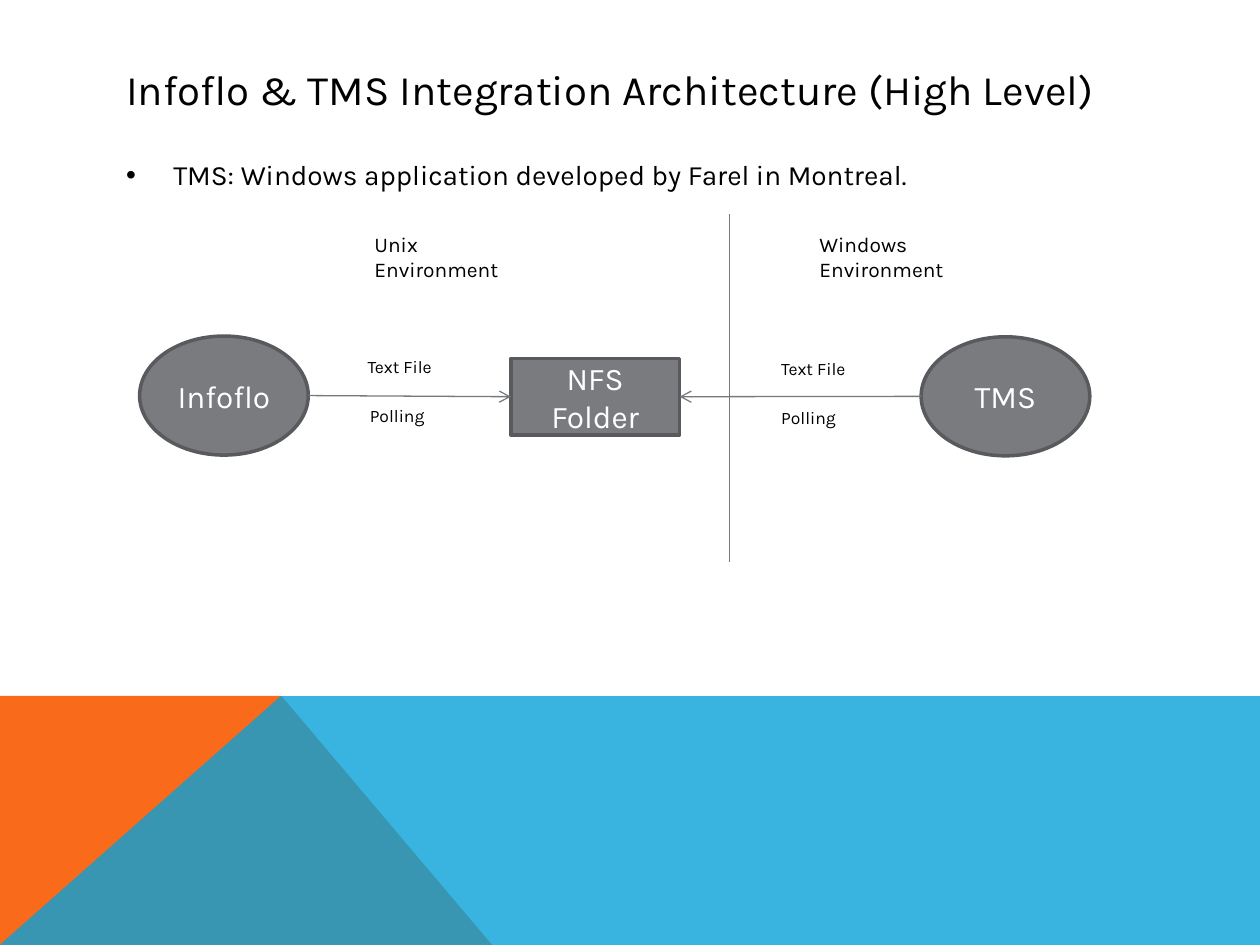
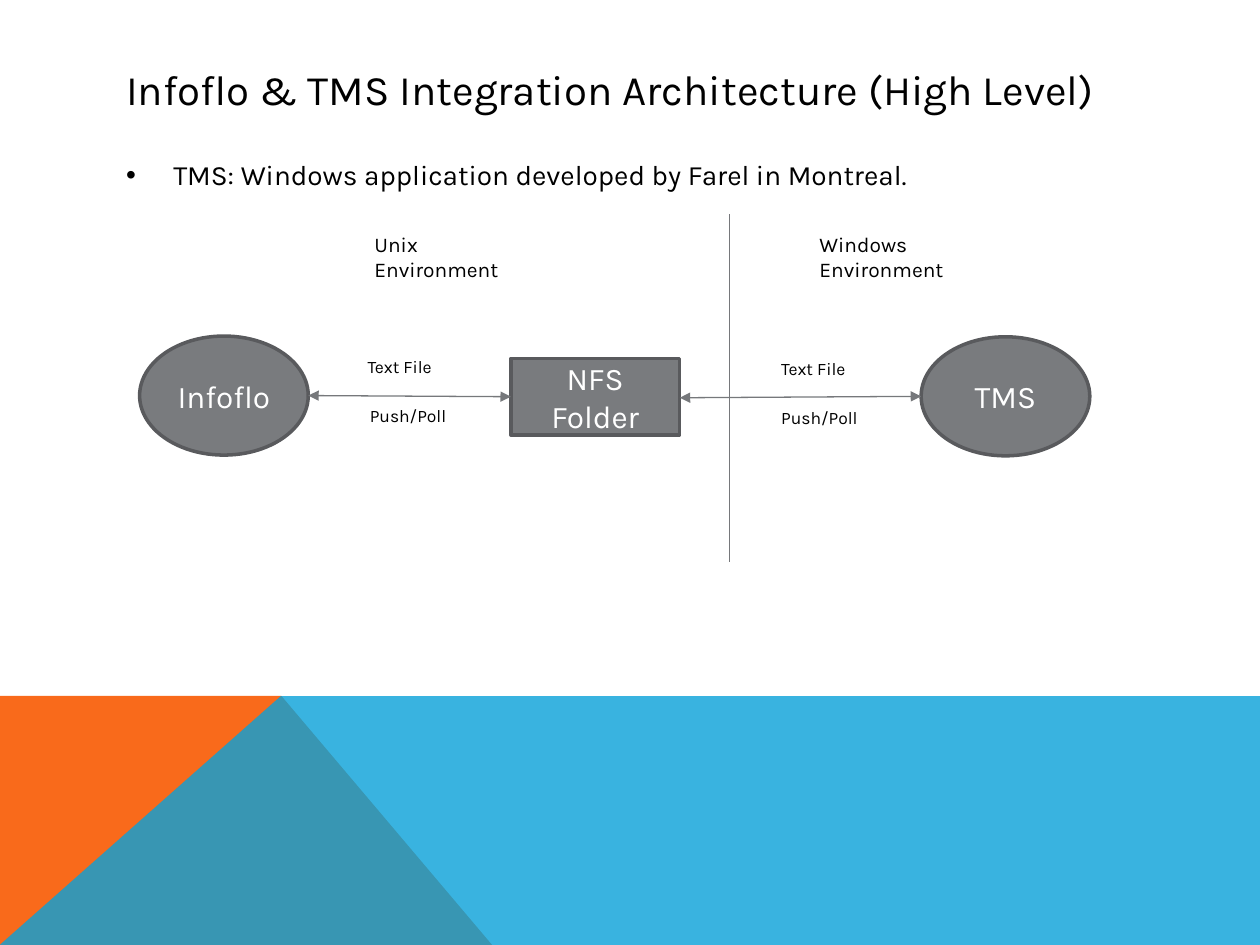
Before and after one commit to littlestone/Backup, a slide deck: slide 5 of UniData/System Integration.pptx. Drawn at 1260x945 pixels with LibreOffice and Linux fonts; fonts in the diff are those of the drawing. Boxes give left, top, right and bottom in pixels: in the first picture for what was removed or moved away, otherwise in the second. Text is boxed around its words. In the diff, an @@ line names an element or a change of style, - is before the commit and + after.

Commit message:
System Integration.pptx revised

```diff
--- a/UniData/System Integration.pptx
+++ b/UniData/System Integration.pptx
@@ arrow (309, 396) - (512, 397): arrow to double arrow @@
@@ text at box(370, 409, 446, 424): text changed @@
-Polling
+Push/Poll
@@ arrow moved from (921, 397) - (679, 397) to (680, 398) - (921, 397) @@
@@ arrow (680, 398) - (921, 397): arrow to double arrow @@
@@ text at box(781, 411, 857, 426): text changed @@
-Polling
+Push/Poll
```
Also in this commit, not shown: 3 other slides changed.
